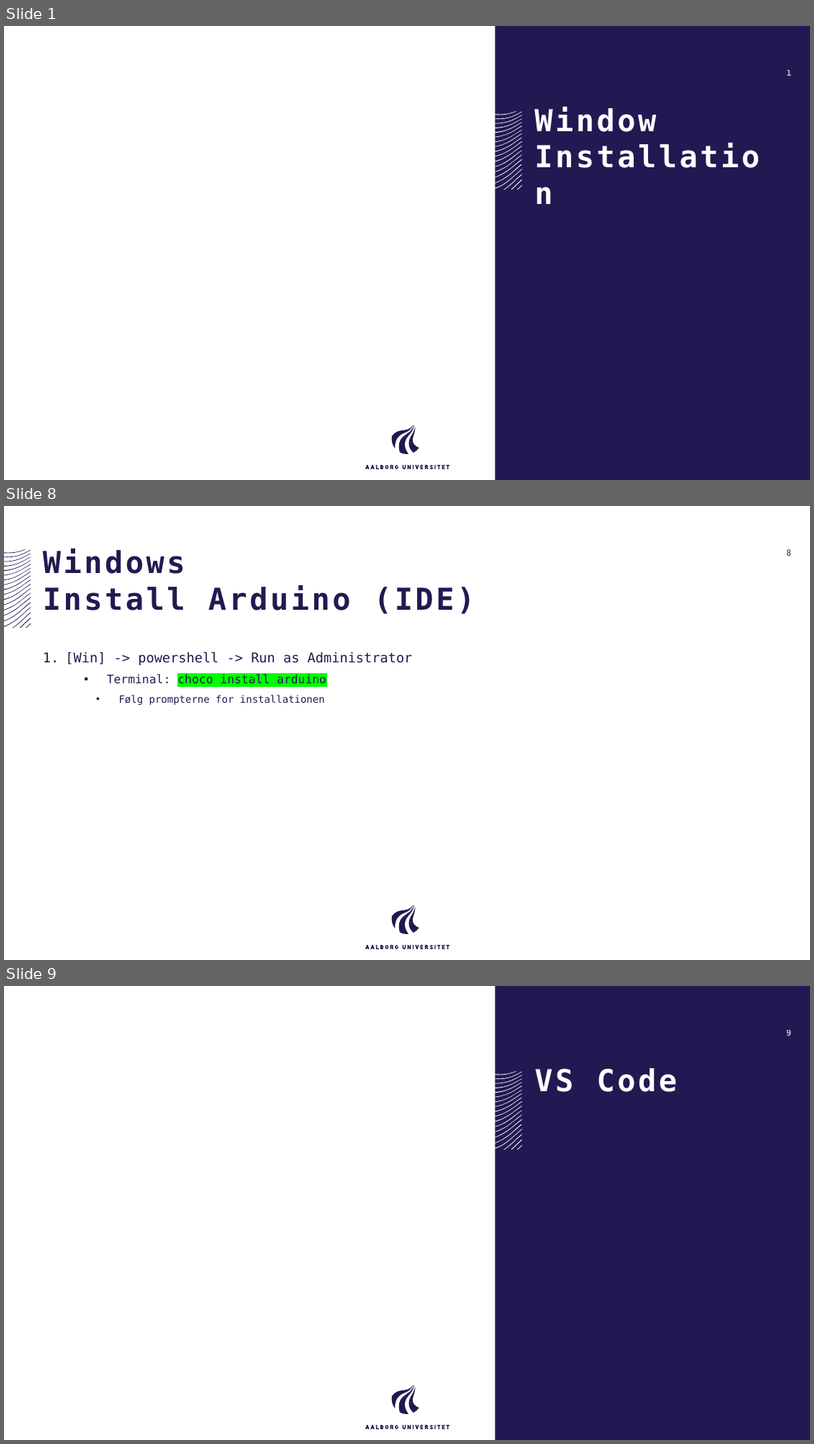
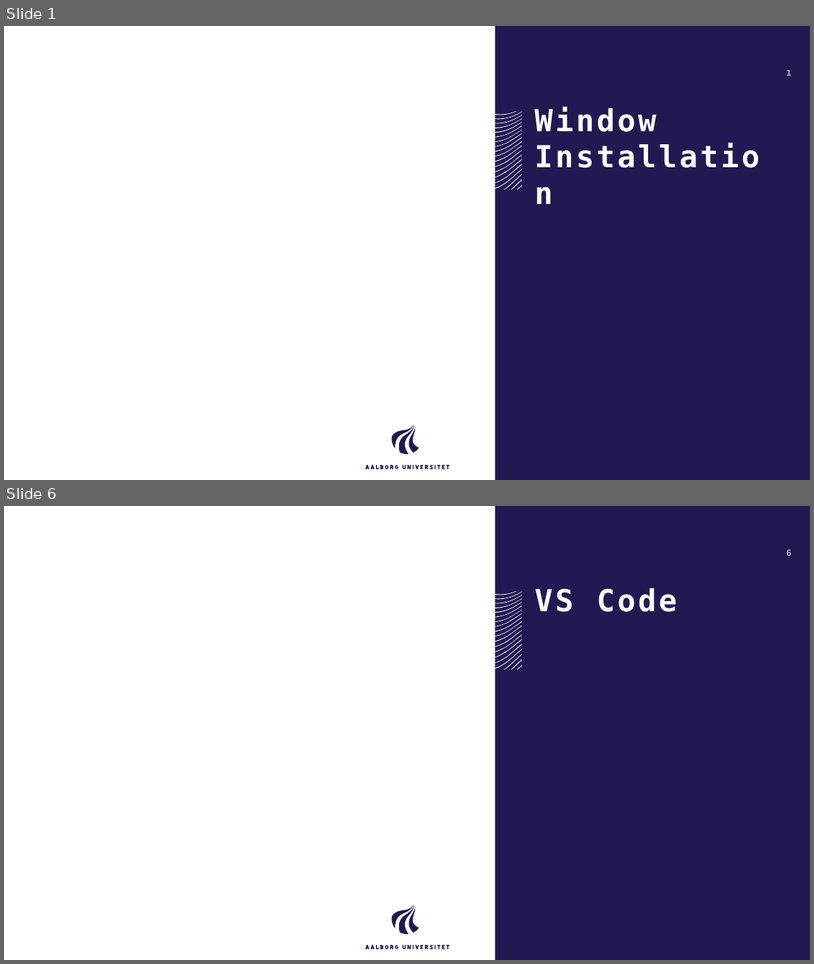
Before and after one commit to AAU-ST1-Programming/setup, a slide deck: Setup Windows.pptx. Shown one above the other, each under a label of ours: slides 1, 8 and 9 before the commit, slides 1 and 6 after it; the slides between them are not shown. The pictures are 814x1444 and 814x964 pixels, drawn with LibreOffice and Linux fonts; fonts in the diff are those of the drawing. Boxes give left, top, right and bottom in pixels: in the first picture for what was removed or moved away, otherwise in the second. Text is boxed around its words. In the diff, an @@ line names an element or a change of style, - is before the commit and + after.

Commit message:
Updated setup to just use winget on windows

```diff
--- a/Setup Windows.pptx
+++ b/Setup Windows.pptx
@@ slide 8 removed at box(4, 506, 810, 960), background #FFFFFF; not listed: 21 template elements that a slide beside it also shows @@
@@ title removed at box(43, 548, 475, 614) @@
-Windows
-Install Arduino (IDE)
@@ group removed at box(4, 549, 31, 628): 19 freeform shapes @@
@@ page number removed at box(787, 549, 792, 556) @@
-8
@@ text removed at box(65, 651, 413, 705) @@
-1. [Win] -> powershell -> Run as Administrator
-  ▪ Terminal: choco install arduino
-    • Følg prompterne for installationen
@@ what was slide 9 is now slide 6 @@
```
Also in this commit, not shown: 7 slides changed, 1 slide added, 3 other slides removed, 1 other file.
